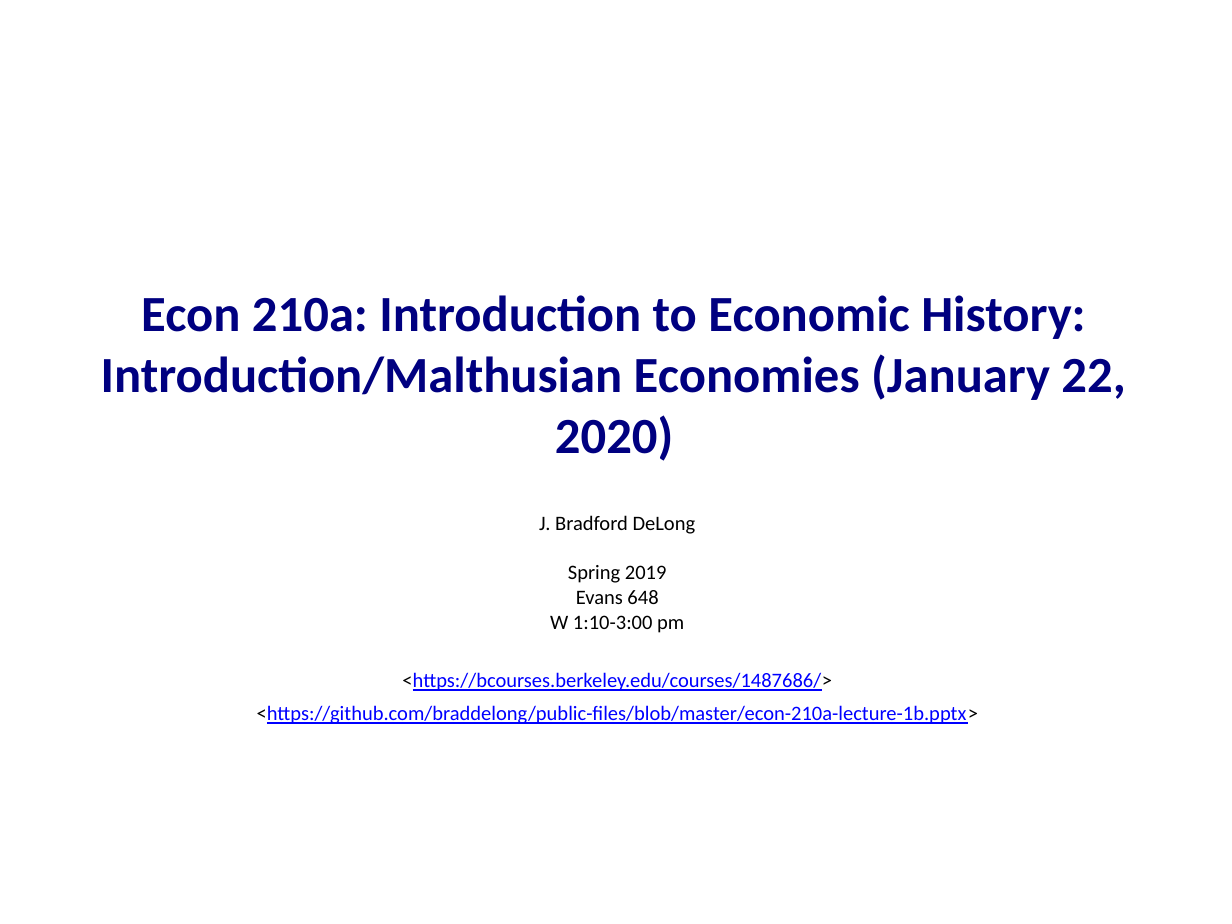
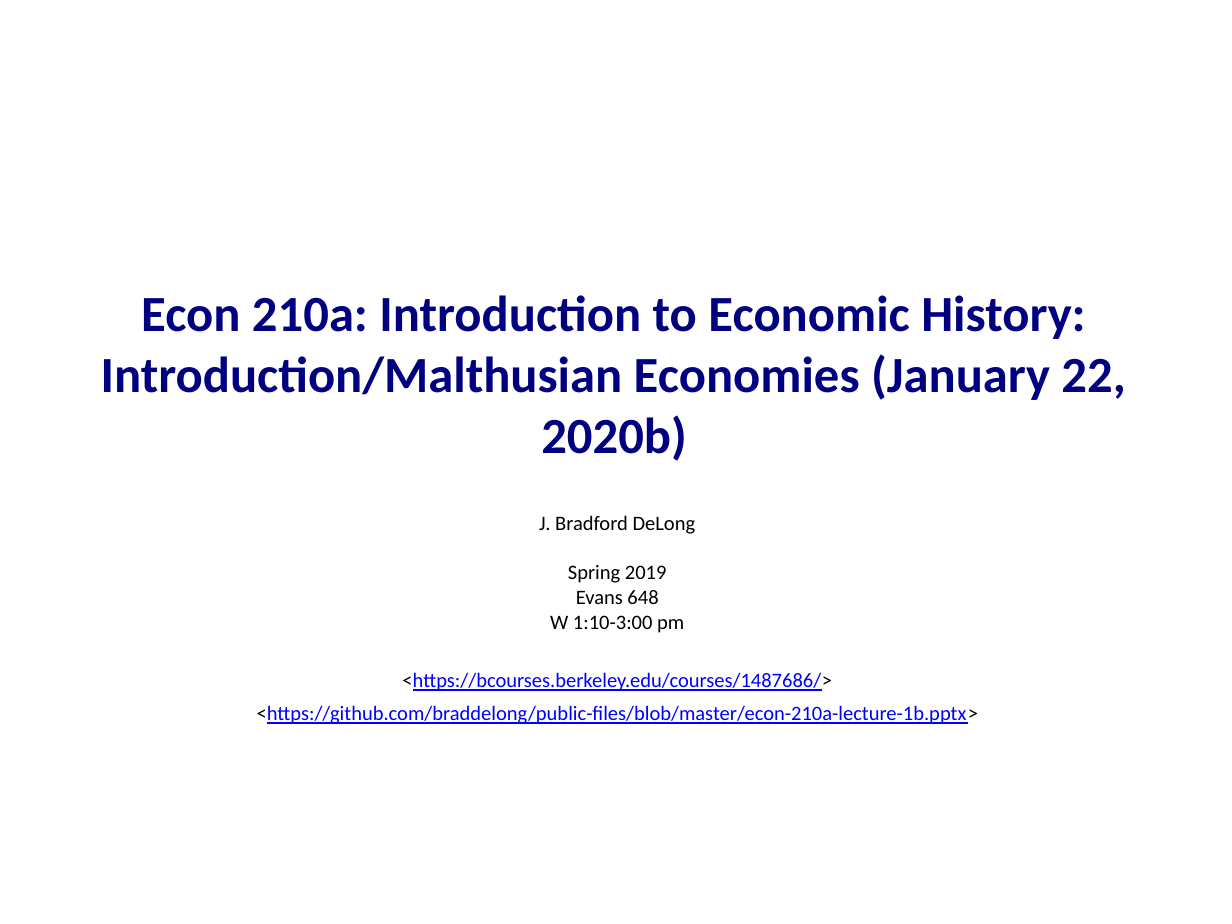
Before and after one commit to DavidLJ/public-files, a slide deck: slide 1 of econ-210a-lecture-1b.pptx. Drawn at 1232x924 pixels with LibreOffice and Linux fonts; fonts in the diff are those of the drawing. Boxes give left, top, right and bottom in pixels: in the first picture for what was removed or moved away, otherwise in the second. Text is boxed around its words. In the diff, an @@ line names an element or a change of style, - is before the commit and + after.

```diff
--- a/econ-210a-lecture-1b.pptx
+++ b/econ-210a-lecture-1b.pptx
@@ title at (101, 295, 1125, 461): text changed @@
-Econ 210a: Introduction to Economic History: Introduction/Malthusian Economies (January 22, 2020)
+Econ 210a: Introduction to Economic History: Introduction/Malthusian Economies (January 22, 2020b)
```
